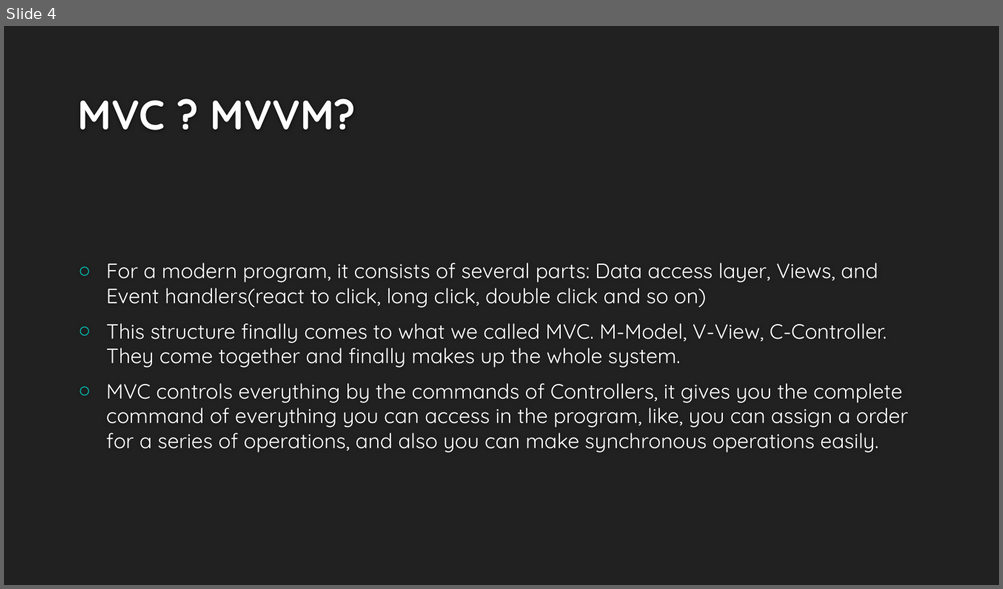
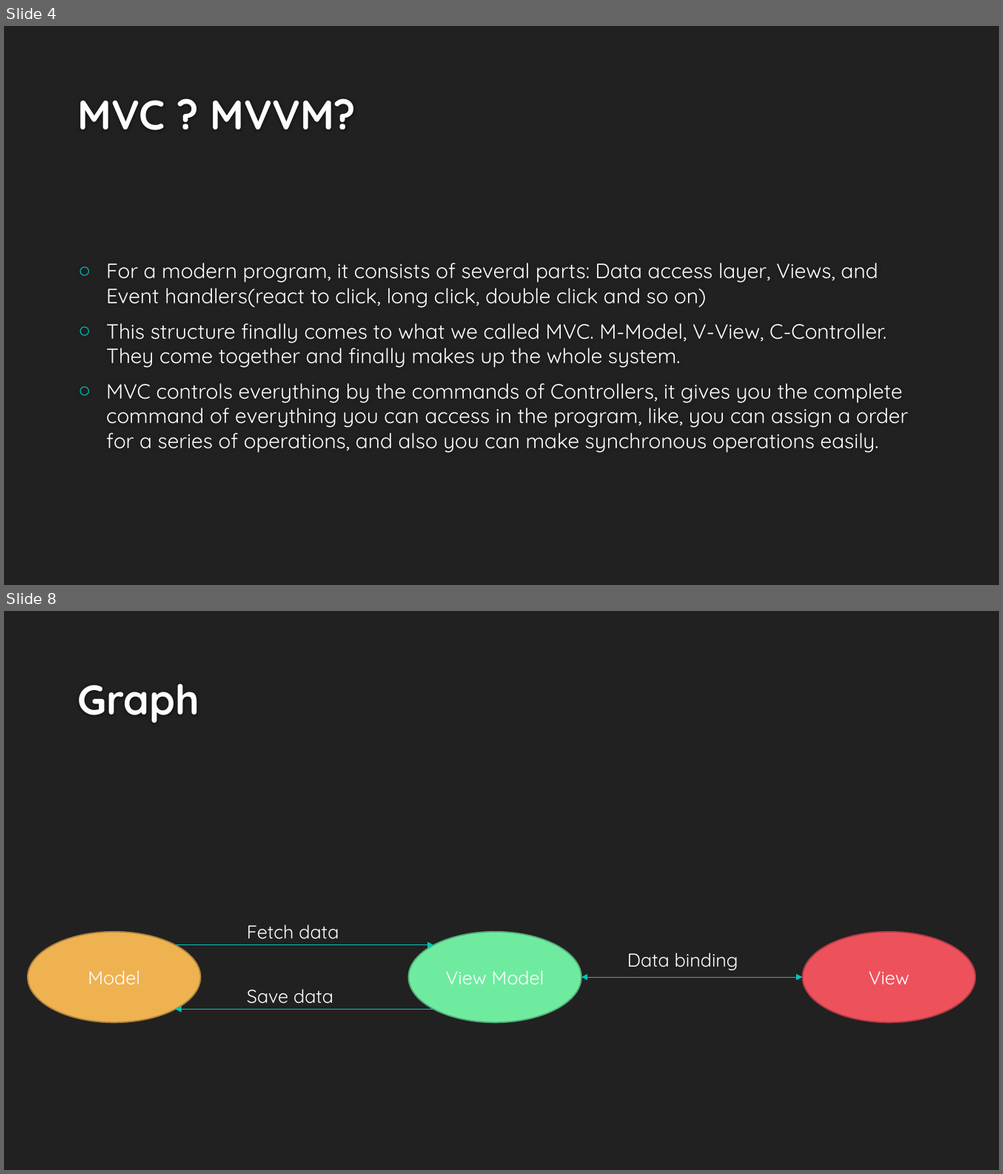
Before and after one commit to czf0613/android-tutorial, a slide deck: ppt/MVVM in Application programming.pptx. Shown one above the other, each under a label of ours: slide 4 before the commit, slides 4 and 8 after it; the slides between them are not shown. The pictures are 1003x589 and 1003x1174 pixels, drawn with LibreOffice and Linux fonts; fonts in the diff are those of the drawing; background and template pictures are left out. Boxes give left, top, right and bottom in pixels: in the first picture for what was removed or moved away, otherwise in the second. Text is boxed around its words. In the diff, an @@ line names an element or a change of style, - is before the commit and + after.

```diff
--- a/ppt/MVVM in Application programming.pptx
+++ b/ppt/MVVM in Application programming.pptx
@@ slide 8 added at <box>4,611,999,1170</box>, background #212121 @@
@@ title added at <box>77,684,199,723</box>, 40 pt, text #FEFEFE, bold @@
+Graph
@@ ellipse added at <box>28,932,201,1023</box>, fill #EFB251, outline #B1843C 1.25 pt, 18 pt, text #FFFFFF @@
+Model
@@ text added at <box>247,925,338,940</box>, 18 pt, text #FFFFFF @@
+Fetch data
@@ ellipse added at <box>408,932,581,1023</box>, fill #6FEBA0, outline #52AE76 1.25 pt, 18 pt, text #FFFFFF @@
+View Model
@@ ellipse added at <box>802,932,976,1023</box>, fill #ED515C, outline #AF3C44 1.25 pt, 18 pt, text #FFFFFF @@
+View
@@ arrow added from (175, 945) to (434, 945), #00C6BB 0.75 pt @@
@@ text added at <box>627,953,738,971</box>, 18 pt, text #FFFFFF @@
+Data binding
@@ double arrow added from (581, 977) to (802, 977), #00C6BB 0.75 pt @@
@@ arrow added from (434, 1009) to (175, 1009), #00C6BB 0.75 pt @@
@@ text added at <box>247,989,333,1004</box>, 18 pt, text #FFFFFF @@
+Save data
```
Also in this commit, not shown: 2 slides changed, 4 other slides added, 1 slide removed.
